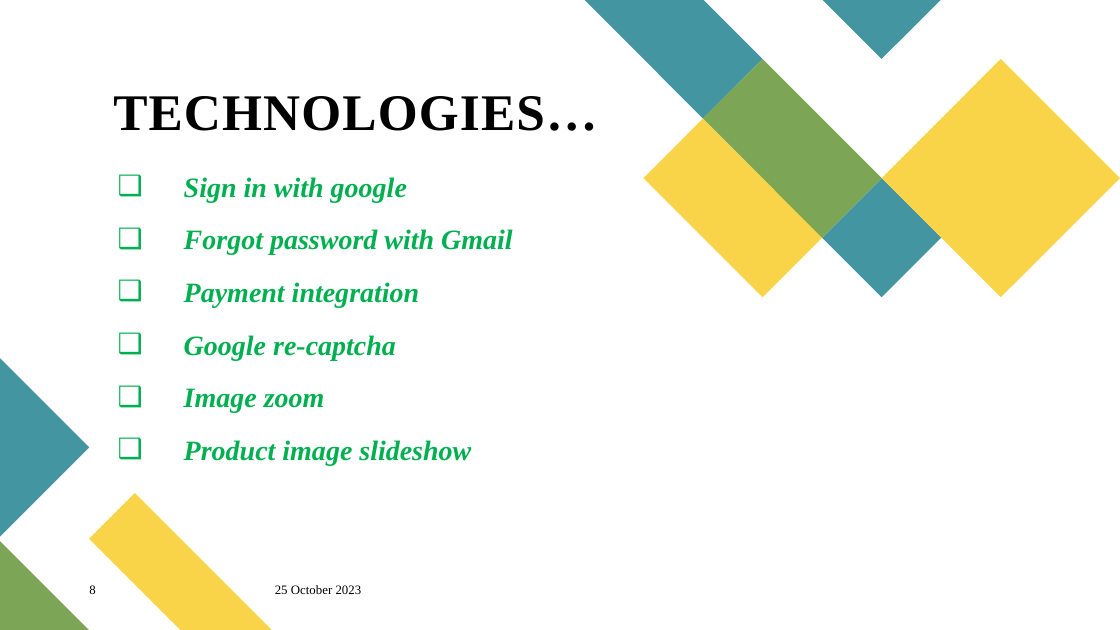
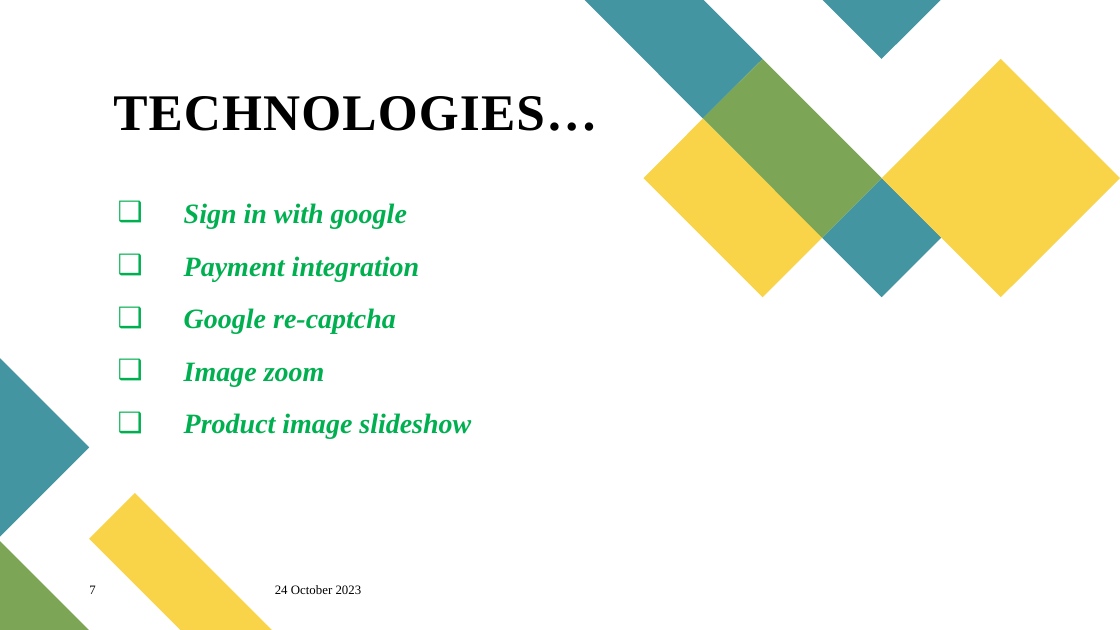
Before and after one commit to preethyannthomas/MiniProject_2024, a slide deck: slide 7 of Documents/Project.pptx (slide 8 before the commit). Drawn at 1120x630 pixels with LibreOffice and Linux fonts; fonts in the diff are those of the drawing. Boxes give left, top, right and bottom in pixels: in the first picture for what was removed or moved away, otherwise in the second. Text is boxed around its words. In the diff, an @@ line names an element or a change of style, - is before the commit and + after.

```diff
--- a/Documents/Project.pptx
+++ b/Documents/Project.pptx
@@ text at box(184, 229, 513, 255): paragraph removed @@
-❑ Forgot password with Gmail
@@ page number at box(89, 585, 95, 594): text changed @@
-8
+7
@@ text at box(275, 585, 362, 594): text changed @@
-25 October 2023
+24 October 2023
```
Also in this commit, not shown: 6 other slides changed, 1 slide removed, 3 other files.
